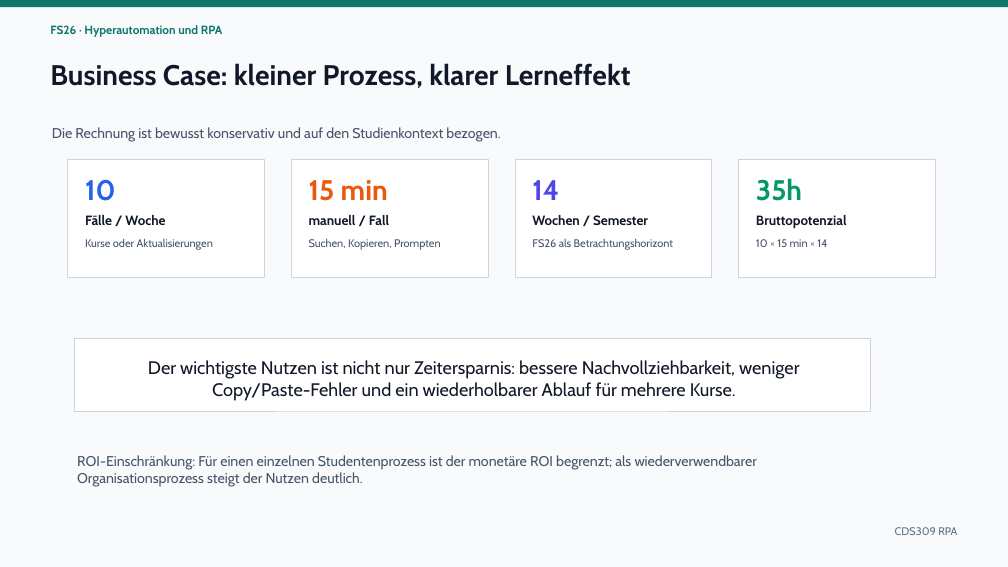
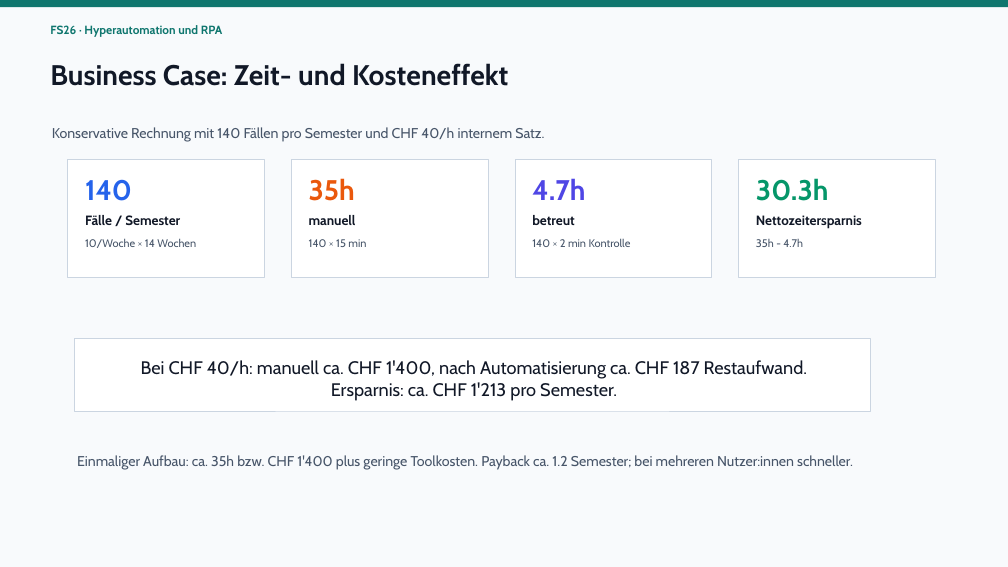
Before and after one commit to DotNaos/fs26--robotic-process-automation, a slide deck: slide 11 of unterlagen/Moodle-to-LLM Study Planner - Schlusspräsentation.pptx. Drawn at 1008x567 pixels with LibreOffice and Linux fonts; fonts in the diff are those of the drawing. Boxes give left, top, right and bottom in pixels: in the first picture for what was removed or moved away, otherwise in the second. Text is boxed around its words. In the diff, an @@ line names an element or a change of style, - is before the commit and + after.

Commit message:
Add business case to report and presentations

```diff
--- a/unterlagen/Moodle-to-LLM Study Planner - Schlusspräsentation.pptx
+++ b/unterlagen/Moodle-to-LLM Study Planner - Schlusspräsentation.pptx
@@ text at (50,63,508,86): text changed @@
-Business Case: kleiner Prozess, klarer Lerneffekt
+Business Case: Zeit- und Kosteneffekt
@@ text at (52,127,544,142): text changed @@
-Die Rechnung ist bewusst konservativ und auf den Studienkontext bezogen.
+Konservative Rechnung mit 140 Fällen pro Semester und CHF 40/h internem Satz.
@@ text at (85,179,132,201): text changed @@
-10
+140
@@ text at (309,178,355,201): text changed @@
-15 min
+35h
@@ text at (532,178,585,200): text changed @@
-14
+4.7h
@@ text at (756,178,828,201): text changed @@
-35h
+30.3h
@@ text at (85,215,180,225): text changed @@
-Fälle / Woche
+Fälle / Semester
@@ text at (85,238,196,248): text changed @@
-Kurse oder Aktualisierungen
+10/Woche × 14 Wochen
@@ text at (309,215,356,225): text changed @@
-manuell / Fall
+manuell
@@ text at (309,239,366,247): text changed @@
-Suchen, Kopieren, Prompten
+140 × 15 min
@@ text at (532,215,574,225): text changed @@
-Wochen / Semester
+betreut
@@ text at (532,238,631,247): text changed @@
-FS26 als Betrachtungshorizont
+140 × 2 min Kontrolle
@@ text at (756,215,862,228): text changed @@
-Bruttopotenzial
+Nettozeitersparnis
@@ text at (756,239,803,247): text changed @@
-10 × 15 min × 14
+35h - 4.7h
@@ text at (141,360,807,401): text changed @@
-Der wichtigste Nutzen ist nicht nur Zeitersparnis: bessere Nachvollziehbarkeit, weniger Copy/Paste-Fehler und ein wiederholbarer Ablauf für mehrere Kurse.
+Bei CHF 40/h: manuell ca. CHF 1'400, nach Automatisierung ca. CHF 187 Restaufwand. Ersparnis: ca. CHF 1'213 pro Semester.
@@ text at (77,455,853,469): text changed @@
-ROI-Einschränkung: Für einen einzelnen Studentenprozess ist der monetäre ROI begrenzt; als wiederverwendbarer Organisationsprozess steigt der Nutzen deutlich.
+Einmaliger Aufbau: ca. 35h bzw. CHF 1'400 plus geringe Toolkosten. Payback ca. 1.2 Semester; bei mehreren Nutzer:innen schneller.
@@ text removed at (895,527,957,535) @@
-CDS309 RPA
```
Also in this commit, not shown: 1 other slide changed, 4 other files.
